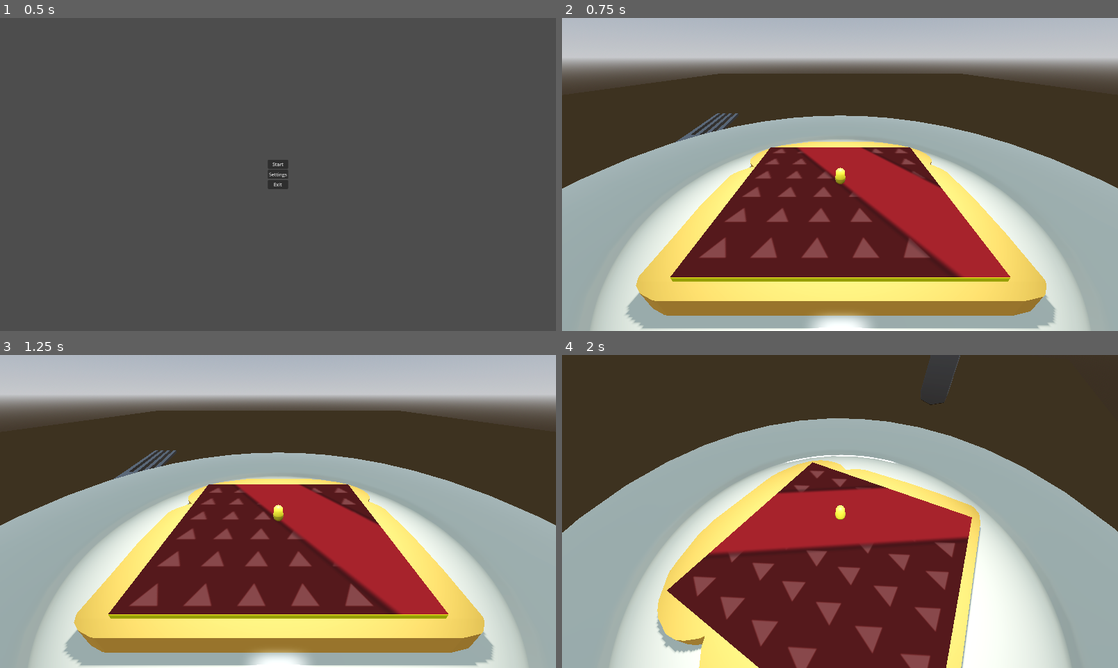
Above: before the commit, frames 1-4 (two rows, left to right).
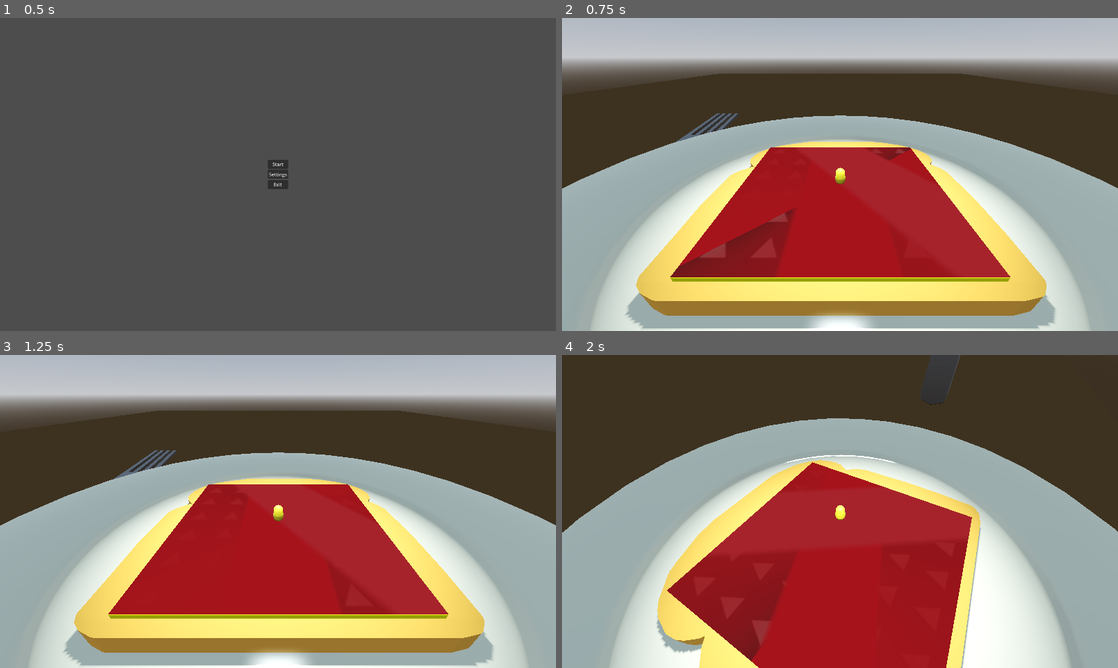
Above: after the commit, the same moments.

Repository: wolfthewizard/mages-breakfast
Game: Godot game, scene res://scenes/environments/menu/menu.tscn
Same seed, same stepped clock (60 frames per second), same inputs: the game is played once before the commit and once after it.
Inputs (mouse positions are in pixels of both pictures, inside the frame that each line leads up to):
- Up to frame 1 (0.5 s): no input
- Up to frame 2 (0.75 s): click "Start" at 0.5 s
- Up to frame 3 (1.25 s): no input
- Up to frame 4 (2 s): move the mouse to (867, 511) at 1.27 s; hold W (up) from 1.28 s (still down); tap Space (jump) at 1.52 s

Frame 1 is identical in both runs. In frame 2, 12% of the frame differs, in the area x 19-72%, y 41-83%; in frame 3, 13%; in frame 4, 19%, in the area x 18-74%, y 34-100%.

Commit message:
added whirlwind attack telegraphing

Diff:
--- a/Mage's Breakfast/patterns/event_bus/event_bus.gd
+++ b/Mage's Breakfast/patterns/event_bus/event_bus.gd
@@ -6,7 +6,7 @@
 signal open_settings
 
 # gameplay
-signal attack_in_preparation(angle: float, prep_time: float)
+signal mow_attack_preparing(angle: float, prep_time: float)
 signal stab_attack_preparing(from: Vector2, to: Vector2, prep_time: float)
-signal whirlwind_attack_preparing()
+signal whirlwind_attack_preparing(angle: float, reversed: bool, prep_time: float)
 signal player_cut
--- a/Mage's Breakfast/scenes/entities/butter_layer/butter_layer.gd
+++ b/Mage's Breakfast/scenes/entities/butter_layer/butter_layer.gd
@@ -4,6 +4,7 @@
 @onready var top_center_point = $TopCenterPoint
 @onready var telegraph_attack_mow = $Telegraphs/TelegraphAttackMow
 @onready var telegraph_attack_stab = $Telegraphs/TelegraphAttackStab
+@onready var telegraph_attack_whirlwind = $Telegraphs/TelegraphAttackWhirlwind
 
 const OVERLAY_FADE_IN_PART = 0.2
 const OVERLAY_PRESENT_PART = 0.6
@@ -14,11 +15,12 @@
 
 
 func _ready():
-	EventBus.attack_in_preparation.connect(_on_attack_in_preparation_emmited)
+	EventBus.mow_attack_preparing.connect(_on_mow_attack_preparing)
 	EventBus.stab_attack_preparing.connect(_on_stab_attack_preparing)
+	EventBus.whirlwind_attack_preparing.connect(_on_whirlwind_attack_preparing)
 
 
-func _on_attack_in_preparation_emmited(angle: float, prep_time: float):
+func _on_mow_attack_preparing(angle: float, prep_time: float):
 	telegraph_attack_mow.mesh.material.set_shader_parameter("angle", angle)
 	tween = create_tween()
 	tween.tween_property(telegraph_attack_mow, "transparency", OVERLAY_MIN_TRANSPARENCY, prep_time * OVERLAY_FADE_IN_PART)
@@ -31,3 +33,11 @@
 	tween = create_tween()
 	tween.tween_property(telegraph_attack_stab, "transparency", OVERLAY_MIN_TRANSPARENCY, prep_time * OVERLAY_FADE_IN_PART)
 	tween.tween_property(telegraph_attack_stab, "transparency", 1.0, prep_time * OVERLAY_FADE_OUT_PART).set_delay(prep_time * OVERLAY_PRESENT_PART)
+
+
+func _on_whirlwind_attack_preparing(angle: float, reversed: bool, prep_time: float):
+	telegraph_attack_whirlwind.mesh.material.set_shader_parameter("angle", angle)
+	telegraph_attack_whirlwind.mesh.material.set_shader_parameter("reverse", reversed)
+	tween = create_tween()
+	tween.tween_property(telegraph_attack_whirlwind, "transparency", OVERLAY_MIN_TRANSPARENCY, prep_time * OVERLAY_FADE_IN_PART)
+	tween.tween_property(telegraph_attack_whirlwind, "transparency", 1.0, prep_time * OVERLAY_FADE_OUT_PART).set_delay(prep_time * OVERLAY_PRESENT_PART)
--- a/Mage's Breakfast/scenes/entities/butter_layer/butter_layer.tscn
+++ b/Mage's Breakfast/scenes/entities/butter_layer/butter_layer.tscn
@@ -1,9 +1,10 @@
-[gd_scene load_steps=12 format=3 uid="uid://dmnw75n7r16fy"]
+[gd_scene load_steps=15 format=3 uid="uid://dmnw75n7r16fy"]
 
 [ext_resource type="Shader" path="res://scenes/entities/butter_layer/attack_overlay.gdshader" id="1_4njvg"]
 [ext_resource type="Script" path="res://scenes/entities/butter_layer/butter_layer.gd" id="1_gouop"]
 [ext_resource type="Texture2D" uid="uid://kctedy4v8bac" path="res://assets/telegraph_arrow.png" id="2_6s0yj"]
 [ext_resource type="Shader" path="res://scenes/entities/butter_layer/telegraph_attack_stab.gdshader" id="4_io6r8"]
+[ext_resource type="Shader" path="res://scenes/entities/butter_layer/telegraph_attack_whirlwind.gdshader" id="5_236df"]
 
 [sub_resource type="StandardMaterial3D" id="StandardMaterial3D_m7nhs"]
 albedo_color = Color(1, 1, 0, 1)
@@ -40,6 +41,19 @@
 material = SubResource("ShaderMaterial_4cucf")
 size = Vector2(0.1, 0.1)
 
+[sub_resource type="ShaderMaterial" id="ShaderMaterial_ki0hy"]
+render_priority = 0
+shader = ExtResource("5_236df")
+shader_parameter/color = Vector3(1, 0.1, 0.1)
+shader_parameter/thickness = 0.35
+shader_parameter/dampening = 0.1
+shader_parameter/angle = 0.0
+shader_parameter/reverse = false
+
+[sub_resource type="PlaneMesh" id="PlaneMesh_pbkd2"]
+material = SubResource("ShaderMaterial_ki0hy")
+size = Vector2(0.1, 0.1)
+
 [node name="ButterLayer" type="AnimatableBody3D"]
 collision_layer = 2
 collision_mask = 0
@@ -68,3 +82,7 @@
 transparency = 1.0
 mesh = SubResource("PlaneMesh_xnwba")
 skeleton = NodePath("../..")
+
+[node name="TelegraphAttackWhirlwind" type="MeshInstance3D" parent="Telegraphs"]
+transparency = 1.0
+mesh = SubResource("PlaneMesh_pbkd2")
--- a/Mage's Breakfast/scenes/entities/butter_layer/telegraph_attack_stab.gdshader
+++ b/Mage's Breakfast/scenes/entities/butter_layer/telegraph_attack_stab.gdshader
@@ -23,7 +23,7 @@
 	float val = uv.x;
 	val = 	smoothstep(-thickness - dampening, -thickness, val) -
 			smoothstep(thickness, thickness + dampening, val);
-	ALBEDO = val * color;
+	ALBEDO = color;
 	ALPHA *= val;
 }
 
--- /dev/null
+++ b/Mage's Breakfast/scenes/entities/butter_layer/telegraph_attack_whirlwind.gdshader
@@ -0,0 +1,32 @@
+shader_type spatial;
+uniform vec3 color = vec3(1.0, 0.1, 0.1);
+uniform float thickness;
+uniform float dampening;
+uniform float angle;
+uniform bool reverse;
+
+void fragment() {
+	ALBEDO = color;
+	vec2 uv = (UV - 0.5) * 2.0;
+	float len = length(uv);
+	float ang = atan(uv.y / uv.x);
+	if (uv.x < 0.0) {
+		ang += PI;
+	}
+	ang += angle;
+	uv = vec2(cos(ang), sin(ang)) * len;
+	if (!reverse) {
+		ang = -ang;
+	}
+	float val1 = fract((ang - TIME) / PI);
+	val1 = sqrt(sqrt(val1));
+	float val2 = uv.x;
+	val2 = 	smoothstep(-thickness - dampening, -thickness, val2) -
+			smoothstep(thickness, thickness + dampening, val2);
+	float combined = max(val1, val2);
+	ALPHA *= combined;
+}
+
+void light() {
+	// Called for every pixel for every light affecting the material.
+}
--- a/Mage's Breakfast/scenes/entities/mage/mage.gd
+++ b/Mage's Breakfast/scenes/entities/mage/mage.gd
@@ -23,7 +23,7 @@
 	var dest = Vector3(-source.x, source.y, -source.z)
 	knife.mow_attack(source, dest)
 	var angle = Vector3.FORWARD.signed_angle_to(source.direction_to(dest), Vector3.UP)
-	EventBus.attack_in_preparation.emit(angle, knife.attack_preparation + knife.attack_delay + knife.attack_duration)
+	EventBus.mow_attack_preparing.emit(angle, knife.attack_preparation + knife.attack_delay + knife.attack_duration)
 
 
 func prepare_stab():
@@ -47,6 +47,11 @@
 	var source = Vector3(0, 0.01, mow_attack_distance).rotated(Vector3.UP, randf_range(0, TAU))
 	var dest = Vector3(0, 0.01, 0)
 	knife.whirlwind_attack(source, dest, flip_direction)
+	EventBus.whirlwind_attack_preparing.emit(
+		Vector3.FORWARD.signed_angle_to(dest - source, Vector3.UP),
+		flip_direction,
+		knife.attack_preparation + knife.attack_delay * 2 + knife.attack_duration
+	)
 
 
 func _on_attack_timer_timeout():
